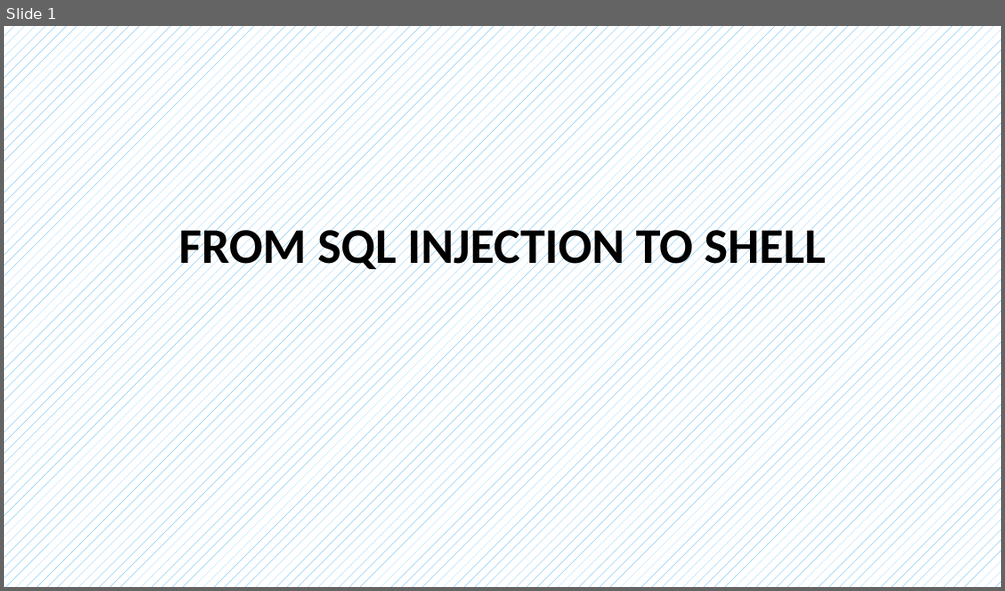
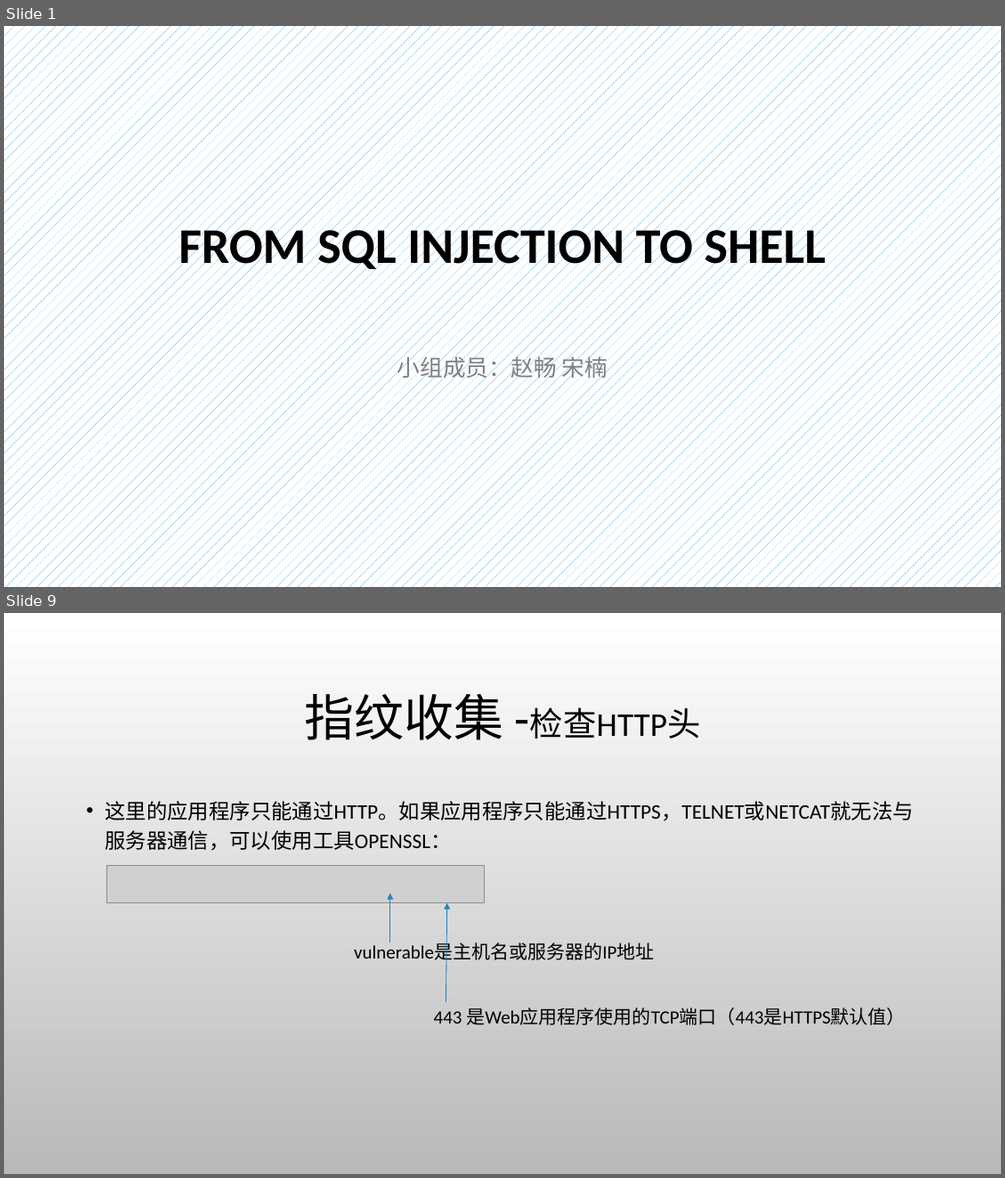
Before and after one commit to CUCCS/ns, a slide deck: 2016-2/zc_snRNA/FlippedClassroom_FromSqlInjectionToShell/From SQL injection to Shell.pptx. Shown one above the other, each under a label of ours: slide 1 before the commit, slides 1 and 9 after it; the slides between them are not shown. The pictures are 1005x591 and 1005x1178 pixels, drawn with LibreOffice and Linux fonts; fonts in the diff are those of the drawing; grey boxes stand for pictures; background and template pictures are left out. Boxes give left, top, right and bottom in pixels: in the first picture for what was removed or moved away, otherwise in the second. Text is boxed around its words. In the diff, an @@ line names an element or a change of style, - is before the commit and + after.

```diff
--- a/2016-2/zc_snRNA/FlippedClassroom_FromSqlInjectionToShell/From SQL injection to Shell.pptx
+++ b/2016-2/zc_snRNA/FlippedClassroom_FromSqlInjectionToShell/From SQL injection to Shell.pptx
@@ slide 9 added at (x1=4, y1=613, x2=1001, y2=1174), background picture (left out) @@
@@ text added at (x1=304, y1=694, x2=701, y2=740), 32 pt, text #000000 @@
+指纹收集 -检查HTTP头
@@ text added at (x1=105, y1=801, x2=913, y2=851), 20 pt, text #000000 @@
+• 这里的应用程序只能通过HTTP。如果应用程序只能通过HTTPS，TELNET或NETCAT就无法与服务器通信，可以使用工具OPENSSL：
@@ picture added at (x1=106, y1=866, x2=484, y2=903) @@
@@ arrow added from (390, 942) to (390, 893), #2683BF 0.75 pt @@
@@ arrow added from (446, 1002) to (447, 903), #2683BF 0.75 pt @@
@@ text added at (x1=354, y1=943, x2=654, y2=965), 18 pt, text #000000 @@
+vulnerable是主机名或服务器的IP地址
@@ text added at (x1=434, y1=1007, x2=906, y2=1025), 18 pt, text #000000 @@
+443 是Web应用程序使用的TCP端口（443是HTTPS默认值）
@@ slide 1 changed as well @@
@@ subtitle added at (x1=397, y1=352, x2=607, y2=381), 22 pt, text #808080 @@
+小组成员：赵畅 宋楠
```
Also in this commit, not shown: 9 other slides changed, 17 other slides added, 9 slides removed.
